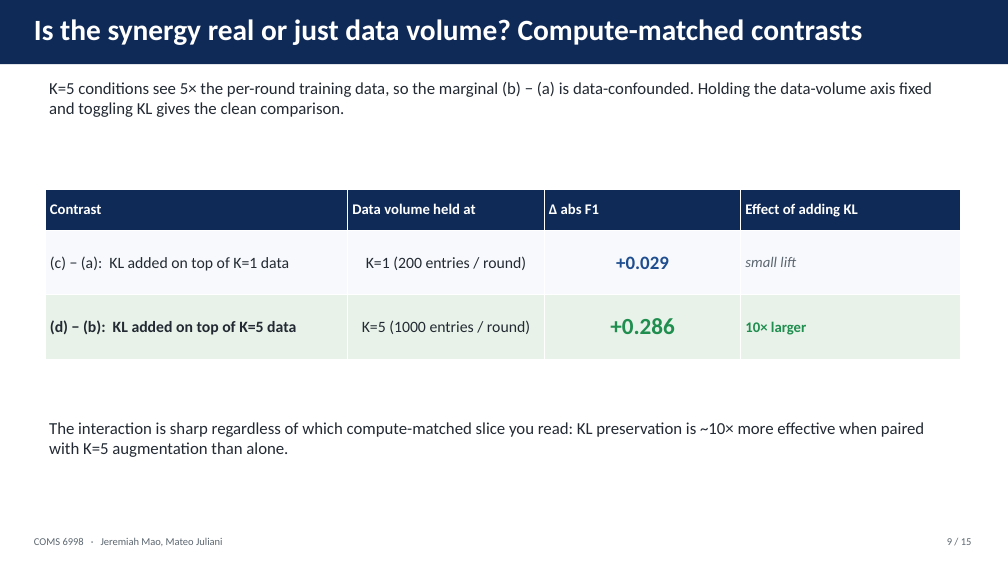
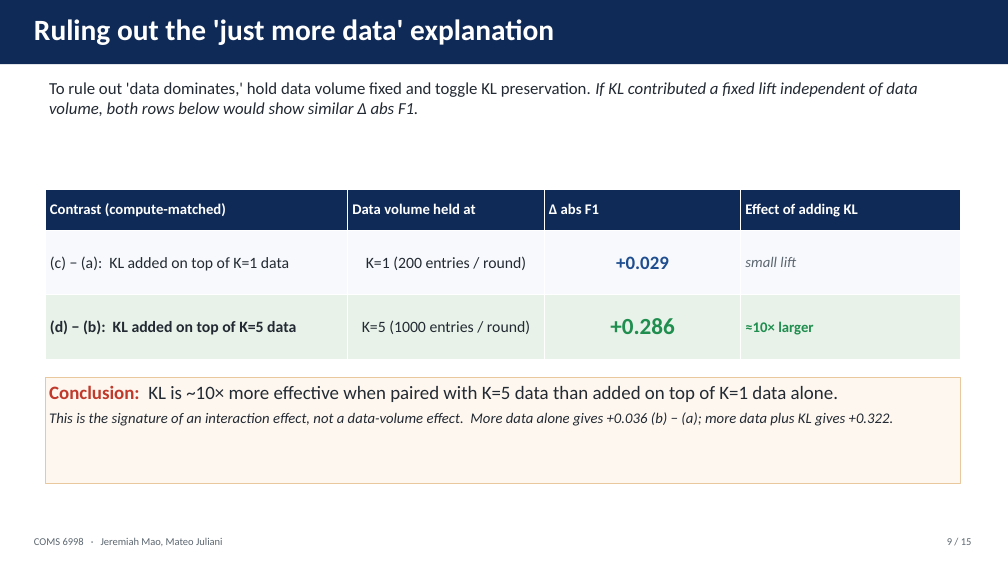
Before and after one commit to jeremiahmao/still-on-task-llm, a slide deck: slide 9 of paper_slides/synergy_deck.pptx. Drawn at 1008x567 pixels with LibreOffice and Linux fonts; fonts in the diff are those of the drawing. Boxes give left, top, right and bottom in pixels: in the first picture for what was removed or moved away, otherwise in the second. Text is boxed around its words. In the diff, an @@ line names an element or a change of style, - is before the commit and + after.

Commit message:
tweak: deck — make 'is this just more data?' framing explicit on headline + compute-matched slides

```diff
--- a/paper_slides/synergy_deck.pptx
+++ b/paper_slides/synergy_deck.pptx
@@ text at <box>34,19,554,45</box>: text changed @@
-Is the synergy real or just data volume? Compute-matched contrasts
+Ruling out the 'just more data' explanation
@@ text at <box>49,82,917,116</box>: text changed; italic on @@
-K=5 conditions see 5× the per-round training data, so the marginal (b) − (a) is data-confounded. Holding the data-volume axis fixed and toggling KL gives the clean comparison.
+To rule out 'data dominates,' hold data volume fixed and toggle KL preservation. If KL contributed a fixed lift independent of data volume, both rows below would show similar Δ abs F1.
@@ table at <box>45,189,960,359</box> @@
-row 1, column 1: Contrast
+row 1, column 1: Contrast (compute-matched)
-row 3, column 4: 10× larger
+row 3, column 4: ≈10× larger
@@ rectangle "Conclusion: KL is ~10× more ...": place and size @@
-rectangle "Conclusion: KL is ~10× more ..." at <box>49,422,924,457</box>
+rectangle "Conclusion: KL is ~10× more ..." at <box>45,378,960,484</box>
@@ rectangle "Conclusion: KL is ~10× more ..." at <box>45,378,960,484</box>: fill none to #FDF7EF; outline none to #E8C89C 1 pt @@
@@ text in rectangle at <box>49,385,894,426</box>: text changed; size 16 to 14 pt; italic on @@
-The interaction is sharp regardless of which compute-matched slice you read: KL preservation is ~10× more effective when paired with K=5 augmentation than alone.
+Conclusion: KL is ~10× more effective when paired with K=5 data than added on top of K=1 data alone.
+This is the signature of an interaction effect, not a data-volume effect. More data alone gives +0.036 (b) − (a); more data plus KL gives +0.322.
```
Also in this commit, not shown: 1 other slide changed, 1 other file.
